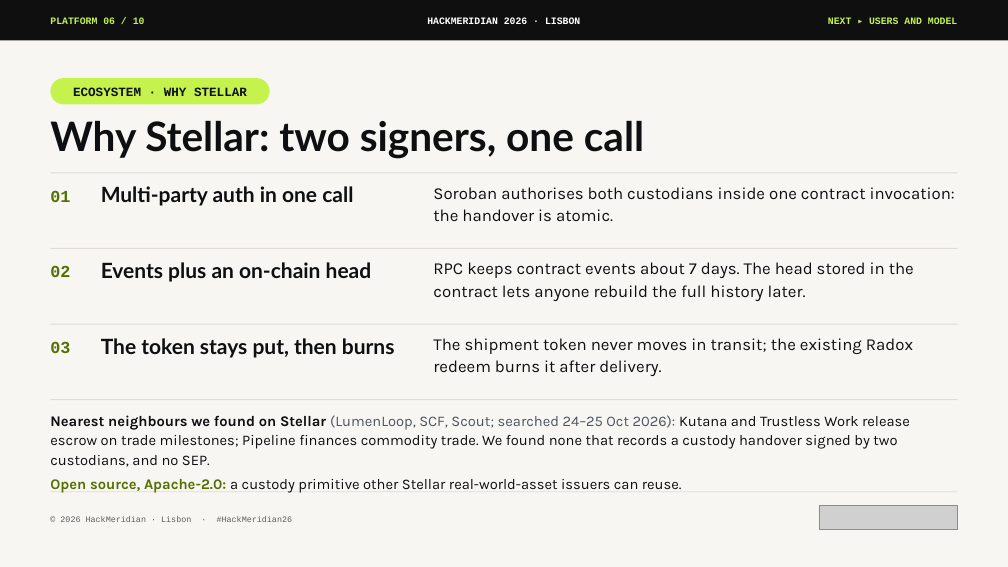
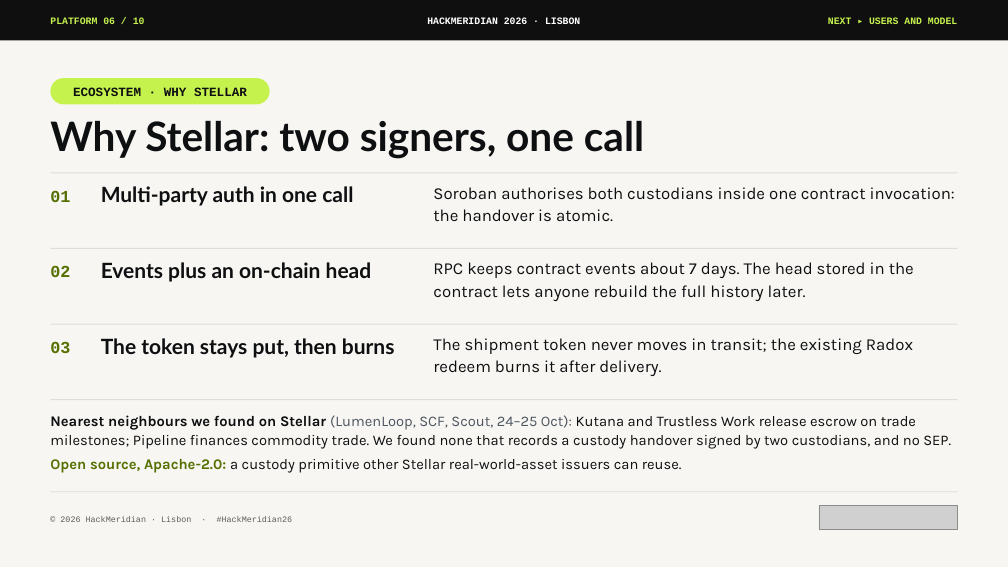
Before and after one commit to pwsaragossy/hackmeridian-cos, a slide deck: slide 6 of projects/hackmeridian-rail/deck/radox-custody-rail.pptx. Drawn at 1008x567 pixels with LibreOffice and Linux fonts; fonts in the diff are those of the drawing; grey boxes stand for pictures. Boxes give left, top, right and bottom in pixels: in the first picture for what was removed or moved away, otherwise in the second. Text is boxed around its words. In the diff, an @@ line names an element or a change of style, - is before the commit and + after.

```diff
--- a/projects/hackmeridian-rail/deck/radox-custody-rail.pptx
+++ b/projects/hackmeridian-rail/deck/radox-custody-rail.pptx
@@ text at [50,415,951,449]: text changed @@
-Nearest neighbours we found on Stellar (LumenLoop, SCF, Scout; searched 24–25 Oct 2026): Kutana and Trustless Work release escrow on trade milestones; Pipeline finances commodity trade. We found none that records a custody handover signed by two custodians, and no SEP.
+Nearest neighbours we found on Stellar (LumenLoop, SCF, Scout, 24–25 Oct): Kutana and Trustless Work release escrow on trade milestones; Pipeline finances commodity trade. We found none that records a custody handover signed by two custodians, and no SEP.
```
Also in this commit, not shown: 1 other slide changed, 2 other files.
